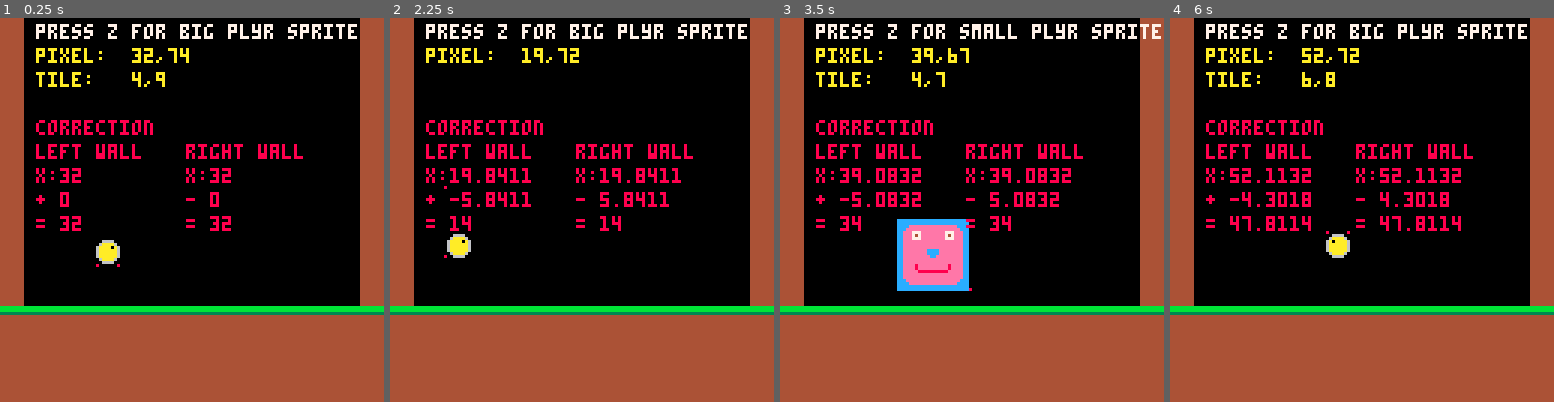
Above: before the commit, frames 1-4 (left to right).
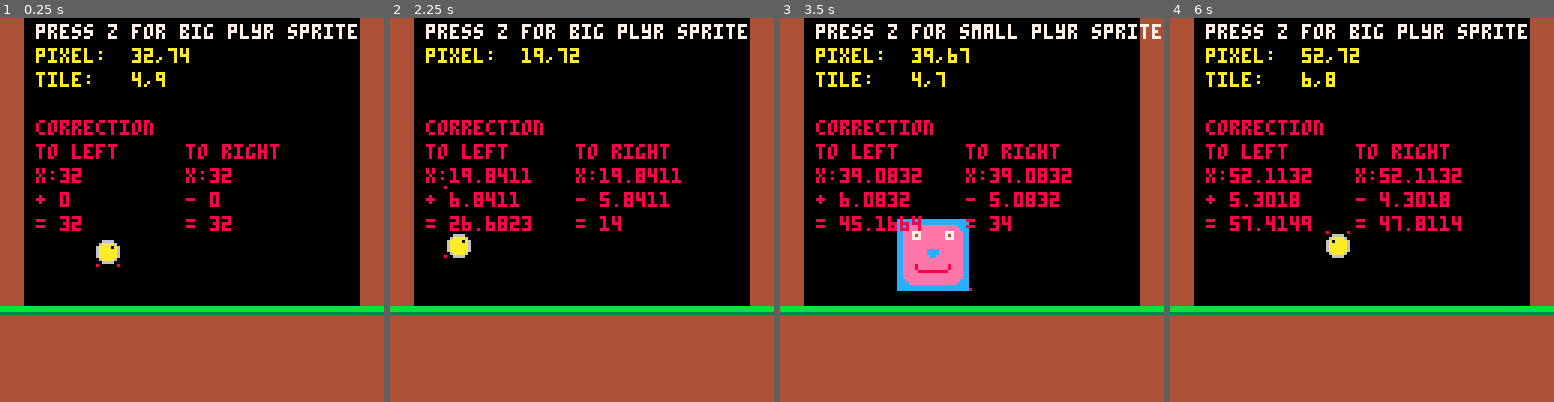
Above: after the commit, the same moments.

Repository: matthewdimatteo/helloworld
Game: PICO-8 cartridge sidescroller01_map_collision.p8
The game is run twice, just before and just after one commit, with the same random seed, the same clock (stepped at 60 frames per second) and the same inputs.
Inputs:
- Up to frame 1 (0.25 s): no input
- Up to frame 2 (2.25 s): tap O (Z key) at 0.33, 0.7, 1.43, 2.22 s; tap X (X key) at 1.07, 2.07 s; hold Left from 1.97 s (still down)
- Up to frame 3 (3.5 s): release Left at 2.37 s; tap X (X key) every 0.33 s from 2.4 to 3.4 s; hold Down 2.42-2.82 s; hold Right from 2.87 s (still down); tap O (Z key) at 3.1 s
- Up to frame 4 (6 s): release Right at 3.53 s; hold Up 3.58-4.08 s; tap X (X key) every 0.33 s from 3.73 to 5.73 s; tap O (Z key) at 3.98, 4.87, 5.75 s; hold Right 4.13-4.53 s; hold Down 4.58-5.08 s; hold Left 5.13-5.8 s; hold Up from 5.85 s (still down)

The runs differ from the first frame. In frame 1, 0.9% of the frame differs, in the area x 9-79%, y 32-37%; in frame 2, 1.6%, in the area x 9-79%, y 32-56%; in frame 3, 1.5%; in frame 4, 1.4%.

Commit message:
Add files via upload

Diff:
--- a/sidescroller01_map_collision.p8
+++ b/sidescroller01_map_collision.p8
@@ -32,6 +32,11 @@
 	hy2=0
 	hsp1=0
 	hsp2=0
+
+	-- for troubleshooting clipping
+	clipped=false
+	lastclip="" -- end of tab 1
+
 end -- end _init()
 
 -- runs 30x per second
@@ -64,18 +69,28 @@
 		print("tile:   "..plyr.tile_x..","..plyr.tile_y,12,18,10)
 	end -- end if
 
+	-- last applied correction
+	if clipped then
+		print(clipx,12,74,7)
+	end
+
 	-- print left correction
 	print("correction",12,34,8)
-	print("left wall",12,42,8)
+	print("to left",12,42,8)
 	print("x:"..plyr.x,12,50,8)
 	print("+ "..fixl,12,58,8)
 	print("= "..plyr.x+fixl,12,66,8)
 
 	-- print right correction
-	print("right wall",62,42,8)
+	print("to right",62,42,8)
 	print("x:"..plyr.x,62,50,8)
 	print("- "..fixr,62,58)
 	print("= "..plyr.x-fixr,62,66)
+
+	-- last applied correction
+	if clipped then
+		print(lastclip,12,74,7)
+	end
 
 	-- draw collision hitboxes
 	rect(hx1,hy1,hx1,hy1,8)
@@ -292,6 +307,11 @@
 	fixl=1-((plyr.x+1)%8)
 	fixr=((plyr.x+plyr.w+1)%8)-1
 
+	-- prevent overcorrection
+	if abs(fixl) > 4 then
+		fixl = 1-fixl
+	end
+
 	-- collide with solid on left
 	if plyr.dx < 0 and
 	mcollide(plyr,"left",solid)
@@ -321,6 +341,14 @@
 	if plyr.x<0 then
 		plyr.x=0
 	end -- end if x<0
+
+	-- for printing the x position
+	-- and correction amount of the
+	-- last clip (_draw, tab 0)
+	if plyr.x < 8 then
+		clipped=true
+		lastclip=plyr.x..","..fixl
+	end
 
 end -- end move_player()
 -->8
